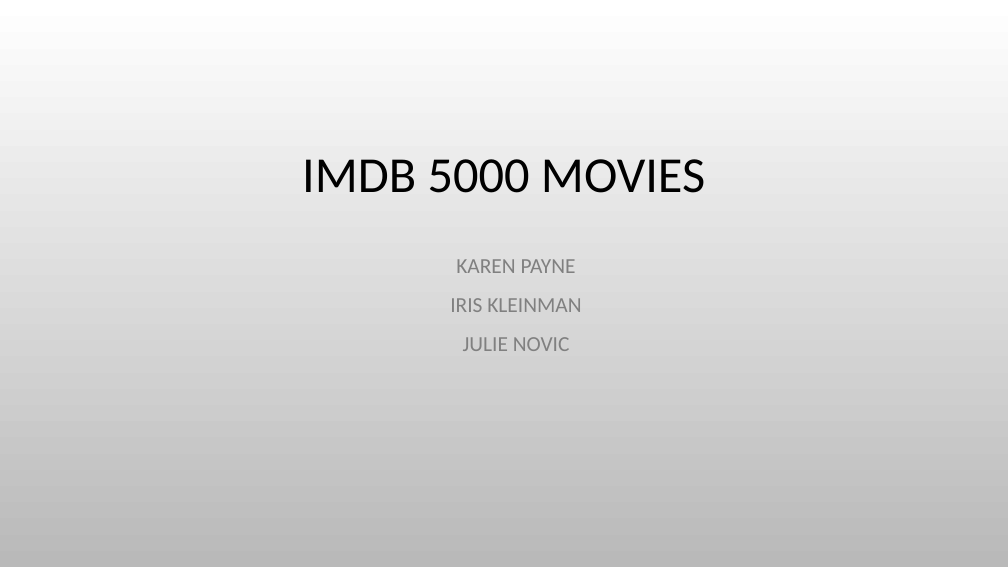
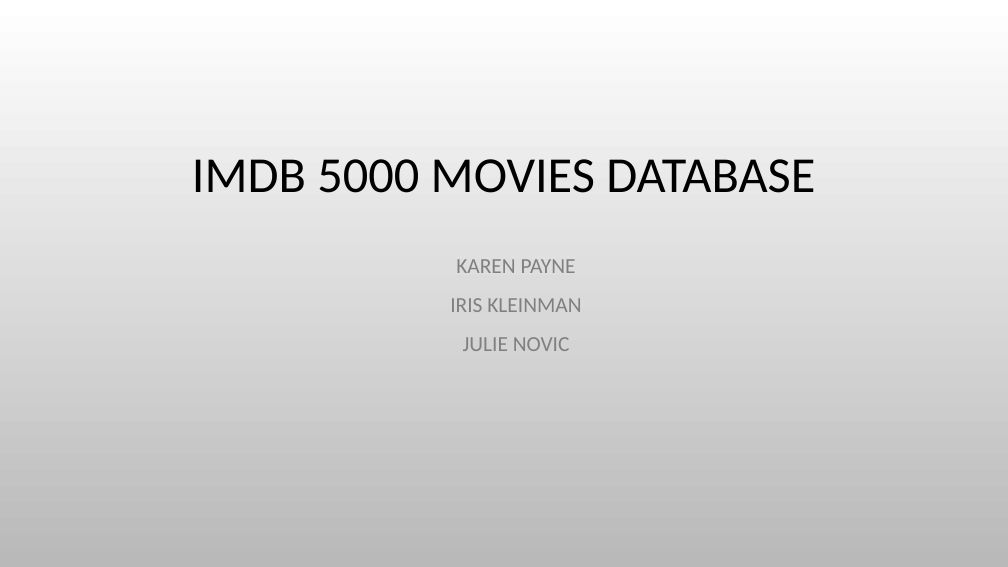
Before and after one commit to ikleinman/Project_3MovieDatabase, a slide deck: slide 1 of IMDB 5000 Movies.pptx. Drawn at 1008x567 pixels with LibreOffice and Linux fonts; fonts in the diff are those of the drawing; background and template pictures are left out. Boxes give left, top, right and bottom in pixels: in the first picture for what was removed or moved away, otherwise in the second. Text is boxed around its words. In the diff, an @@ line names an element or a change of style, - is before the commit and + after.

Commit message:
powerpoint

```diff
--- a/IMDB 5000 Movies.pptx
+++ b/IMDB 5000 Movies.pptx
@@ title at (192, 159, 815, 193): text changed @@
-IMDB 5000 MOVIES
+IMDB 5000 MOVIES DATABASE
```
Also in this commit, not shown: 2 other slides changed, 1 slide added, 2 slides removed.
